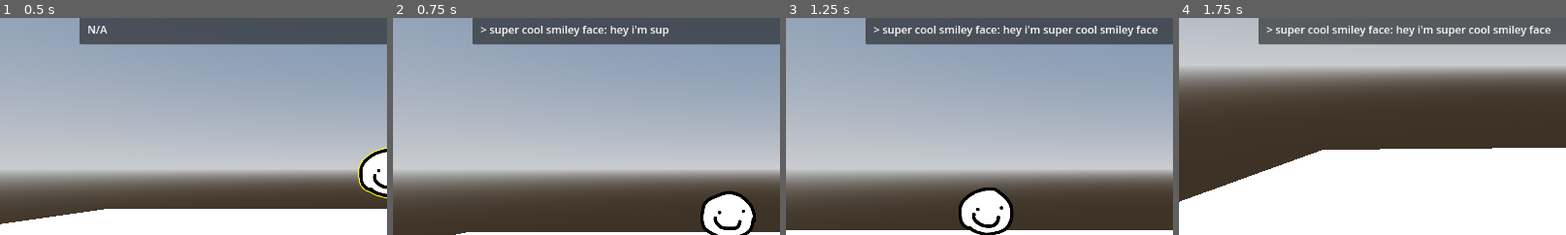
Above: before the commit, frames 1-4 (left to right).
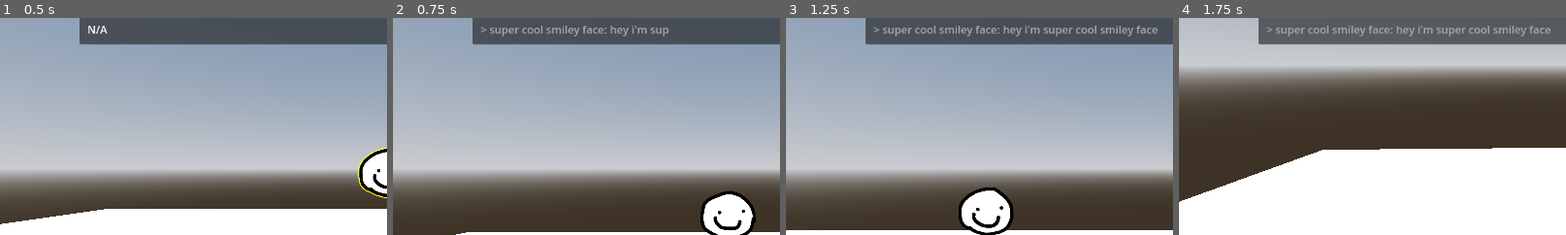
Above: after the commit, the same moments.

Repository: Noob-97/the-job-application
Game: Godot game, scene res://SCENEs/prototype.tscn
The game is run twice, just before and just after one commit, with the same random seed, the same clock (stepped at 60 frames per second) and the same inputs. This scene is started directly instead of the project's main scene.
Inputs (mouse positions are % of the whole screen's width and height, from its top left):
- Up to frame 1 (0.5 s): no input
- Up to frame 2 (0.75 s): tap Enter (ui_accept) at 0.5 s; move the mouse to (72, 45) at 0.52 s; press the mouse at (72, 45) at 0.53 s; hold D (right) from 0.53 s (still down)
- Up to frame 3 (1.25 s): keep holding D (right); tap Enter (ui_accept) at 0.77 s
- Up to frame 4 (1.75 s): move the mouse to (45, 50) at 1.27 s; release D (right) at 1.28 s; release the mouse at (45, 50) at 1.28 s; hold W (forward) from 1.28 s (still down); click (45, 50) at 1.35 s; tap Enter (ui_accept) at 1.52 s
The pictures show only the part of the screen within x 0-50%, y 15-65%; the shares and areas given below are measured in that part.

Frame 1 is identical in both runs. In frame 2, 0.7% of the frame differs, in the area x 22-72%, y 3-9%; in frame 3, 1.0%, in the area x 22-96%, y 3-9%; in frame 4, 1.0%.
Error before the commit: Invalid access to property or key 'super cool smiley face' on a base object of type 'Dictionary'. (res://SCRIPTs/Dialoguer.gd:121)
Error after the commit: Attempt to call function 'stop' in base 'null instance' on a null instance. (res://SCRIPTs/Dialoguer.gd:125)

Commit message:
derek place no decoration

Diff:
--- /dev/null
+++ b/MATs/Bed.tres
@@ -0,0 +1,19 @@
+[gd_resource type="StandardMaterial3D" load_steps=4 format=3 uid="uid://dlnhhha2w65bw"]
+
+[ext_resource type="Texture2D" uid="uid://di7fo00ipxsa1" path="res://MODELs/Bed_Base.png" id="1_r1l88"]
+[ext_resource type="Shader" uid="uid://6l4s5qhkxkxw" path="res://SHADERs/outline3d.gdshader" id="2_r85te"]
+
+[sub_resource type="ShaderMaterial" id="ShaderMaterial_cpb6g"]
+render_priority = 5
+shader = ExtResource("2_r85te")
+shader_parameter/line_color = Color(0, 0, 0, 1)
+shader_parameter/size = 1.0499999988824
+
+[resource]
+resource_name = "Bed"
+next_pass = SubResource("ShaderMaterial_cpb6g")
+vertex_color_use_as_albedo = true
+albedo_texture = ExtResource("1_r1l88")
+emission_enabled = true
+emission = Color(1, 1, 1, 1)
+emission_energy_multiplier = 0.0
--- a/SCENEs/character.tscn
+++ b/SCENEs/character.tscn
@@ -24,7 +24,7 @@
 
 [node name="camera" type="Camera3D" parent="neck"]
 
-[node name="RayCast3D" type="RayCast3D" parent="neck"]
+[node name="RayCast3D" type="RayCast3D" parent="neck/camera"]
 transform = Transform3D(1, 0, 0, 0, 1, 0, 0, 0, 1, 0, 0, -0.114516616)
 target_position = Vector3(0, 0, -5)
 collide_with_areas = true
--- /dev/null
+++ b/SCENEs/decision.tscn
@@ -0,0 +1,27 @@
+[gd_scene format=3 uid="uid://p6iim273h508"]
+
+[node name="Decision" type="Control"]
+visible = false
+layout_mode = 3
+anchors_preset = 0
+offset_right = 40.0
+offset_bottom = 40.0
+
+[node name="Button" type="Button" parent="."]
+layout_mode = 0
+offset_left = 246.0
+offset_top = 540.0
+offset_right = 581.0
+offset_bottom = 573.0
+theme_override_colors/font_color = Color(0.8750814, 0.8750814, 0, 1)
+text = "STAY"
+metadata/convo = ""
+
+[node name="Button2" type="Button" parent="."]
+layout_mode = 0
+offset_left = 612.0
+offset_top = 540.0
+offset_right = 947.0
+offset_bottom = 573.0
+theme_override_colors/font_color = Color(0.8750814, 0.8750814, 0, 1)
+text = "LEAVE"
--- /dev/null
+++ b/SCENEs/derek_place.tscn
@@ -0,0 +1,129 @@
+[gd_scene load_steps=13 format=3 uid="uid://bwfgcmpdbgy48"]
+
+[ext_resource type="PackedScene" uid="uid://dce5w1hhja713" path="res://SCENEs/character.tscn" id="1_6ex2w"]
+[ext_resource type="PackedScene" uid="uid://bl6suo7mksngi" path="res://MODELs/Bed.fbx" id="2_rwky2"]
+[ext_resource type="PackedScene" uid="uid://u5xtv8vdl66r" path="res://SCENEs/tooltip.tscn" id="3_vshtc"]
+[ext_resource type="PackedScene" uid="uid://wlvuou0jwvdg" path="res://SCENEs/dialog.tscn" id="4_gcur6"]
+[ext_resource type="PackedScene" uid="uid://p6iim273h508" path="res://SCENEs/decision.tscn" id="5_lorc0"]
+
+[sub_resource type="ProceduralSkyMaterial" id="ProceduralSkyMaterial_vshtc"]
+sky_horizon_color = Color(0.66224277, 0.6717428, 0.6867428, 1)
+ground_horizon_color = Color(0.66224277, 0.6717428, 0.6867428, 1)
+
+[sub_resource type="Sky" id="Sky_gcur6"]
+sky_material = SubResource("ProceduralSkyMaterial_vshtc")
+
+[sub_resource type="Environment" id="Environment_lorc0"]
+background_mode = 2
+sky = SubResource("Sky_gcur6")
+tonemap_mode = 2
+
+[sub_resource type="StandardMaterial3D" id="StandardMaterial3D_551ff"]
+albedo_color = Color(0.19146788, 0.29595986, 0.31068313, 1)
+
+[sub_resource type="PlaneMesh" id="PlaneMesh_6dcsj"]
+material = SubResource("StandardMaterial3D_551ff")
+size = Vector2(20, 20)
+
+[sub_resource type="ConcavePolygonShape3D" id="ConcavePolygonShape3D_hy1ir"]
+data = PackedVector3Array(10, 0, 10, -10, 0, 10, 10, 0, -10, -10, 0, 10, -10, 0, -10, 10, 0, -10)
+
+[sub_resource type="BoxShape3D" id="BoxShape3D_6ex2w"]
+size = Vector3(2.0104733, 0.85739136, 1.0527649)
+
+[node name="Node3D" type="Node3D"]
+
+[node name="WorldEnvironment" type="WorldEnvironment" parent="."]
+environment = SubResource("Environment_lorc0")
+
+[node name="DirectionalLight3D" type="DirectionalLight3D" parent="."]
+transform = Transform3D(-0.8660254, -0.43301278, 0.25, 0, 0.49999997, 0.86602545, -0.50000006, 0.75, -0.43301266, 0, 0, 0)
+light_angular_distance = 90.0
+
+[node name="plane" type="MeshInstance3D" parent="."]
+transform = Transform3D(0.8106487, 0, 0, 0, 1, 0, 0, 0, 1.0758826, 0, 0, 0)
+mesh = SubResource("PlaneMesh_6dcsj")
+
+[node name="StaticBody3D" type="StaticBody3D" parent="plane"]
+
+[node name="CollisionShape3D" type="CollisionShape3D" parent="plane/StaticBody3D"]
+shape = SubResource("ConcavePolygonShape3D_hy1ir")
+
+[node name="character" parent="." instance=ExtResource("1_6ex2w")]
+transform = Transform3D(1, 0, 0, 0, 1, 0, 0, 0, 1, 0, -1.1920929e-07, -0.7439213)
+
+[node name="Bed" parent="." instance=ExtResource("2_rwky2")]
+transform = Transform3D(-5.6824803e-08, 0, 1.3, 0, 1.3, 0, -1.3, 0, -5.6824803e-08, 1.3540378, 0.022491693, 3.734219)
+metadata/type = "change_scene"
+metadata/tooltip = "GO TO BED"
+metadata/action = "backrooms"
+
+[node name="Area3D" type="Area3D" parent="Bed"]
+
+[node name="CollisionShape3D" type="CollisionShape3D" parent="Bed/Area3D"]
+transform = Transform3D(1, 0, 0, 0, 1, 0, 0, 0, 1, 0.04336214, 0.30136108, -0.0029144287)
+shape = SubResource("BoxShape3D_6ex2w")
+
+[node name="StaticBody3D" type="StaticBody3D" parent="Bed"]
+
+[node name="CollisionShape3D" type="CollisionShape3D" parent="Bed/StaticBody3D"]
+transform = Transform3D(1, 0, 0, 0, 1, 0, 0, 0, 1, 0.04336214, 0.30136108, -0.0029144287)
+shape = SubResource("BoxShape3D_6ex2w")
+
+[node name="Music" type="AudioStreamPlayer3D" parent="."]
+autoplay = true
+
+[node name="SFX" type="AudioStreamPlayer3D" parent="."]
+volume_db = -7.273
+
+[node name="Tooltip" parent="." instance=ExtResource("3_vshtc")]
+
+[node name="Dialog" parent="." instance=ExtResource("4_gcur6")]
+visible = false
+
+[node name="Decision" parent="." instance=ExtResource("5_lorc0")]
+
+[node name="plane2" type="MeshInstance3D" parent="."]
+transform = Transform3D(-3.543458e-08, 0.99999994, 0, -0.81064874, -4.3711385e-08, 0, 0, 0, 1.0758826, -4.9894648, 0, 0)
+mesh = SubResource("PlaneMesh_6dcsj")
+
+[node name="StaticBody3D" type="StaticBody3D" parent="plane2"]
+
+[node name="CollisionShape3D" type="CollisionShape3D" parent="plane2/StaticBody3D"]
+shape = SubResource("ConcavePolygonShape3D_hy1ir")
+
+[node name="plane3" type="MeshInstance3D" parent="."]
+transform = Transform3D(-3.543458e-08, -0.99999994, 0, 0.81064874, -4.3711385e-08, 0, 0, 0, 1.0758826, 2.3757524, 0, 0)
+mesh = SubResource("PlaneMesh_6dcsj")
+
+[node name="StaticBody3D" type="StaticBody3D" parent="plane3"]
+
+[node name="CollisionShape3D" type="CollisionShape3D" parent="plane3/StaticBody3D"]
+shape = SubResource("ConcavePolygonShape3D_hy1ir")
+
+[node name="plane4" type="MeshInstance3D" parent="."]
+transform = Transform3D(1.5488946e-15, 4.3711385e-08, 1.0758826, 0.8106487, -4.3711385e-08, 0, 3.5434578e-08, 0.9999999, -4.702832e-08, 3.416524, 0, -8.898757)
+mesh = SubResource("PlaneMesh_6dcsj")
+
+[node name="StaticBody3D" type="StaticBody3D" parent="plane4"]
+
+[node name="CollisionShape3D" type="CollisionShape3D" parent="plane4/StaticBody3D"]
+shape = SubResource("ConcavePolygonShape3D_hy1ir")
+
+[node name="plane5" type="MeshInstance3D" parent="."]
+transform = Transform3D(1.5488946e-15, 4.3711385e-08, -1.0758826, 0.8106487, -4.3711385e-08, 0, -3.5434578e-08, -0.9999999, -4.702832e-08, 3.416524, 0, 5.6973476)
+mesh = SubResource("PlaneMesh_6dcsj")
+
+[node name="StaticBody3D" type="StaticBody3D" parent="plane5"]
+
+[node name="CollisionShape3D" type="CollisionShape3D" parent="plane5/StaticBody3D"]
+shape = SubResource("ConcavePolygonShape3D_hy1ir")
+
+[node name="plane6" type="MeshInstance3D" parent="."]
+transform = Transform3D(-0.8106487, 8.742278e-08, 0, -7.0869156e-08, -1, 0, 0, 0, 1.0758826, 0, 5.722089, 0)
+mesh = SubResource("PlaneMesh_6dcsj")
+
+[node name="StaticBody3D" type="StaticBody3D" parent="plane6"]
+
+[node name="CollisionShape3D" type="CollisionShape3D" parent="plane6/StaticBody3D"]
+shape = SubResource("ConcavePolygonShape3D_hy1ir")
--- a/SCENEs/forest_intro.tscn
+++ b/SCENEs/forest_intro.tscn
@@ -10,6 +10,7 @@
 [ext_resource type="Texture2D" uid="uid://b6k7vecxluacm" path="res://PNGs/amber_neutral.png" id="5_kwben"]
 [ext_resource type="PackedScene" uid="uid://u5xtv8vdl66r" path="res://SCENEs/tooltip.tscn" id="9_314en"]
 [ext_resource type="AudioStream" uid="uid://cb1bm8d5ahtc8" path="res://MUSICs/Darkest Child.mp3" id="10_h28uh"]
+[ext_resource type="PackedScene" uid="uid://p6iim273h508" path="res://SCENEs/decision.tscn" id="11_vy2yl"]
 
 [sub_resource type="ProceduralSkyMaterial" id="ProceduralSkyMaterial_r5qku"]
 sky_top_color = Color(0.31128186, 0.37866825, 0.45839113, 1)
@@ -304,28 +305,4 @@
 [node name="SFX" type="AudioStreamPlayer3D" parent="."]
 volume_db = -7.273
 
-[node name="Decision" type="Control" parent="."]
-visible = false
-layout_mode = 3
-anchors_preset = 0
-offset_right = 40.0
-offset_bottom = 40.0
-
-[node name="Button" type="Button" parent="Decision"]
-layout_mode = 0
-offset_left = 246.0
-offset_top = 540.0
-offset_right = 581.0
-offset_bottom = 573.0
-theme_override_colors/font_color = Color(0.8750814, 0.8750814, 0, 1)
-text = "STAY"
-metadata/convo = ""
-
-[node name="Button2" type="Button" parent="Decision"]
-layout_mode = 0
-offset_left = 612.0
-offset_top = 540.0
-offset_right = 947.0
-offset_bottom = 573.0
-theme_override_colors/font_color = Color(0.8750814, 0.8750814, 0, 1)
-text = "LEAVE"
+[node name="Decision" parent="." instance=ExtResource("11_vy2yl")]
--- a/SCENEs/prototype.tscn
+++ b/SCENEs/prototype.tscn
@@ -49,5 +49,6 @@
 metadata/action = "test_conversation"
 
 [node name="Tooltip" parent="." instance=ExtResource("3_vxa5a")]
+visible = true
 
 [node name="Dialog" parent="." instance=ExtResource("4_fetnm")]
--- /dev/null
+++ b/SCENEs/template.tscn
@@ -0,0 +1,84 @@
+[gd_scene load_steps=14 format=3 uid="uid://bkrcqj68qalme"]
+
+[ext_resource type="PackedScene" uid="uid://dce5w1hhja713" path="res://SCENEs/character.tscn" id="1_pdxh1"]
+[ext_resource type="PackedScene" uid="uid://bl6suo7mksngi" path="res://MODELs/Bed.fbx" id="2_kwhk7"]
+[ext_resource type="PackedScene" uid="uid://u5xtv8vdl66r" path="res://SCENEs/tooltip.tscn" id="3_m7ulq"]
+[ext_resource type="PackedScene" uid="uid://wlvuou0jwvdg" path="res://SCENEs/dialog.tscn" id="4_gn670"]
+[ext_resource type="PackedScene" uid="uid://p6iim273h508" path="res://SCENEs/decision.tscn" id="5_imd2v"]
+[ext_resource type="AudioStream" uid="uid://cb1bm8d5ahtc8" path="res://MUSICs/Darkest Child.mp3" id="6_jh4qq"]
+
+[sub_resource type="ProceduralSkyMaterial" id="ProceduralSkyMaterial_vshtc"]
+sky_horizon_color = Color(0.66224277, 0.6717428, 0.6867428, 1)
+ground_horizon_color = Color(0.66224277, 0.6717428, 0.6867428, 1)
+
+[sub_resource type="Sky" id="Sky_gcur6"]
+sky_material = SubResource("ProceduralSkyMaterial_vshtc")
+
+[sub_resource type="Environment" id="Environment_lorc0"]
+background_mode = 2
+sky = SubResource("Sky_gcur6")
+tonemap_mode = 2
+
+[sub_resource type="StandardMaterial3D" id="StandardMaterial3D_551ff"]
+albedo_color = Color(0, 0.24705473, 0.09752453, 1)
+
+[sub_resource type="PlaneMesh" id="PlaneMesh_6dcsj"]
+material = SubResource("StandardMaterial3D_551ff")
+size = Vector2(20, 20)
+
+[sub_resource type="ConcavePolygonShape3D" id="ConcavePolygonShape3D_hy1ir"]
+data = PackedVector3Array(10, 0, 10, -10, 0, 10, 10, 0, -10, -10, 0, 10, -10, 0, -10, 10, 0, -10)
+
+[sub_resource type="BoxShape3D" id="BoxShape3D_6ex2w"]
+size = Vector3(2.025238, 0.5673218, 1.03125)
+
+[node name="Node3D" type="Node3D"]
+
+[node name="WorldEnvironment" type="WorldEnvironment" parent="."]
+environment = SubResource("Environment_lorc0")
+
+[node name="DirectionalLight3D" type="DirectionalLight3D" parent="."]
+transform = Transform3D(-0.8660254, -0.43301278, 0.25, 0, 0.49999997, 0.86602545, -0.50000006, 0.75, -0.43301266, 0, 0, 0)
+shadow_enabled = true
+
+[node name="plane" type="MeshInstance3D" parent="."]
+transform = Transform3D(3.4302495, 0, 0, 0, 1, 0, 0, 0, 4.4467793, 0, 0, 0)
+mesh = SubResource("PlaneMesh_6dcsj")
+
+[node name="StaticBody3D" type="StaticBody3D" parent="plane"]
+
+[node name="CollisionShape3D" type="CollisionShape3D" parent="plane/StaticBody3D"]
+shape = SubResource("ConcavePolygonShape3D_hy1ir")
+
+[node name="character" parent="." instance=ExtResource("1_pdxh1")]
+transform = Transform3D(1, 0, 0, 0, 1, 0, 0, 0, 1, 0, -1.1920929e-07, -0.7439213)
+
+[node name="Bed" parent="." instance=ExtResource("2_kwhk7")]
+transform = Transform3D(-5.6824803e-08, 0, 1.3, 0, 1.3, 0, -1.3, 0, -5.6824803e-08, 0.48916483, -8.940697e-07, 2.7796214)
+
+[node name="StaticBody3D" type="StaticBody3D" parent="Bed"]
+
+[node name="Area3D" type="Area3D" parent="Bed/StaticBody3D"]
+
+[node name="CollisionShape3D2" type="CollisionShape3D" parent="Bed/StaticBody3D/Area3D"]
+transform = Transform3D(1, 0, 0, 0, 1, 0, 0, 0, 1, 0.017349005, 0.30136108, 0.015625)
+shape = SubResource("BoxShape3D_6ex2w")
+
+[node name="CollisionShape3D" type="CollisionShape3D" parent="Bed/StaticBody3D"]
+transform = Transform3D(1, 0, 0, 0, 1, 0, 0, 0, 1, 0.017349005, 0.30136108, 0.015625)
+shape = SubResource("BoxShape3D_6ex2w")
+
+[node name="Tooltip" parent="." instance=ExtResource("3_m7ulq")]
+
+[node name="Dialog" parent="." instance=ExtResource("4_gn670")]
+visible = false
+
+[node name="Decision" parent="." instance=ExtResource("5_imd2v")]
+
+[node name="Music" type="AudioStreamPlayer3D" parent="."]
+stream = ExtResource("6_jh4qq")
+autoplay = true
+parameters/looping = true
+
+[node name="SFX" type="AudioStreamPlayer3D" parent="."]
+volume_db = -7.273
--- a/SCRIPTs/Dialoguer.gd
+++ b/SCRIPTs/Dialoguer.gd
@@ -21,7 +21,7 @@
 @onready var decision := get_node("/root/Node3D/Decision")
 @onready var music := get_node("/root/Node3D/Music")
 @onready var sfx := get_node("/root/Node3D/SFX")
-@onready var interacter := get_node("/root/Node3D/character/neck/RayCast3D")
+@onready var interacter := get_node("/root/Node3D/character/neck/camera/RayCast3D")
 
 func _ready():
 	load_csv("res://tja-dialog - Sheet1.txt")
@@ -118,7 +118,10 @@
 
 	var entry = convo[current_index]
 	write_text("> %s: %s" % [entry["speaker"], entry["text"]])
-	dialog.get_child(1).set("theme_override_colors/font_color", colors[entry["speaker"]])
+	if colors.has(entry["speaker"]):
+		dialog.get_child(1).set("theme_override_colors/font_color", colors[entry["speaker"]])
+	else:
+		dialog.get_child(1).set("theme_override_colors/font_color", Color(0.667, 0.667, 0.667, 1.0))
 	sfx.stop()
 
 	var emotion = entry["command"]
--- a/SCRIPTs/Interacter.gd
+++ b/SCRIPTs/Interacter.gd
@@ -2,19 +2,27 @@
 
 var current_interacter
 var onhold := false
-@onready var tooltip = get_node("../../../Tooltip")
+@onready var tooltip = get_node("../../../../Tooltip")
 
 func _process(delta: float) -> void:
 	if is_colliding() and not onhold:
 		current_interacter = get_collider()
 		# highlight
-		current_interacter.get_parent().material_override.set_shader_parameter("line_color", Vector4(1.0,1.0,0.0,1.0))
+		if current_interacter.get_parent() is AnimatedSprite3D:
+			current_interacter.get_parent().material_override.set_shader_parameter("line_color", Vector4(1.0,1.0,0.0,1.0))
+		else:
+			var mesh = get_node(str(current_interacter.get_parent().get_path()) + "/Bed")
+			mesh.get_active_material(0).next_pass.set_shader_parameter("line_color", Vector4(1.0,1.0,0.0,1.0))
 		tooltip.visible = true
 		var txt = current_interacter.get_parent().get_meta("tooltip")
 		txt = txt.replace("=name", current_interacter.get_parent().name)
 		tooltip.get_child(1).text = txt
 	elif current_interacter != null:
-		current_interacter.get_parent().material_override.set_shader_parameter("line_color", Vector4(1.0,1.0,0.0,0.0))
+		if current_interacter.get_parent() is AnimatedSprite3D:
+			current_interacter.get_parent().material_override.set_shader_parameter("line_color", Vector4(1.0,1.0,0.0,0.0))
+		else:
+			var mesh = get_node(str(current_interacter.get_parent().get_path()) + "/Bed")
+			mesh.get_active_material(0).next_pass.set_shader_parameter("line_color", Vector4(0.0,0.0,0.0,1.0))
 		current_interacter = null
 		tooltip.visible = false
 
@@ -23,3 +31,5 @@
 		if current_interacter.get_parent().get_meta("type") == "convo":
 			Dialoguer.start_conversation(current_interacter.get_parent().get_meta("action"))
 			onhold = true
+		if current_interacter.get_parent().get_meta("type") == "change_scene":
+			get_tree().change_scene_to_file("res://SCENEs/"+current_interacter.get_parent().get_meta("action")+".tscn")
--- /dev/null
+++ b/SHADERs/outline3d.gdshader
@@ -0,0 +1,14 @@
+shader_type spatial;
+render_mode blend_mix, cull_front, unshaded;
+
+uniform vec4 line_color : source_color = vec4(1,0,0,1);
+uniform float size : hint_range(1.0, 1.5, 0.01) = 1.05;
+
+void vertex() {
+	VERTEX *= size;
+}
+
+void fragment() {
+	ALBEDO = line_color.rgb;
+	ALPHA = line_color.a;
+}
Binary file added: MODELs/Bed.fbx
Not shown, added: MODELs/Bed.fbx.import
Binary file added: MODELs/Bed_Base.png
Not shown, added: MODELs/Bed_Base.png.import
Not shown: 2 places in SCENEs/forest_intro.tscn that only renumber resources
Not shown, added: SHADERs/outline3d.gdshader.uid
Not shown, added: export_presets.cfg
